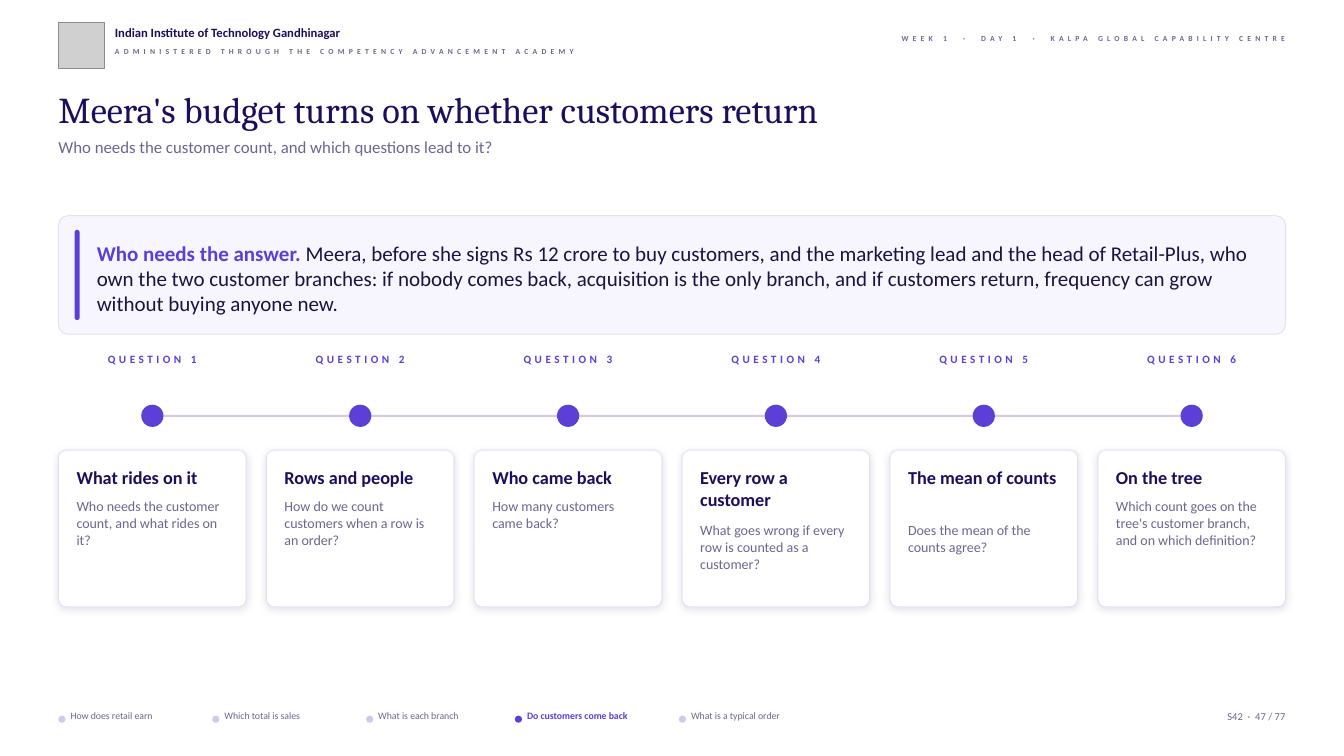
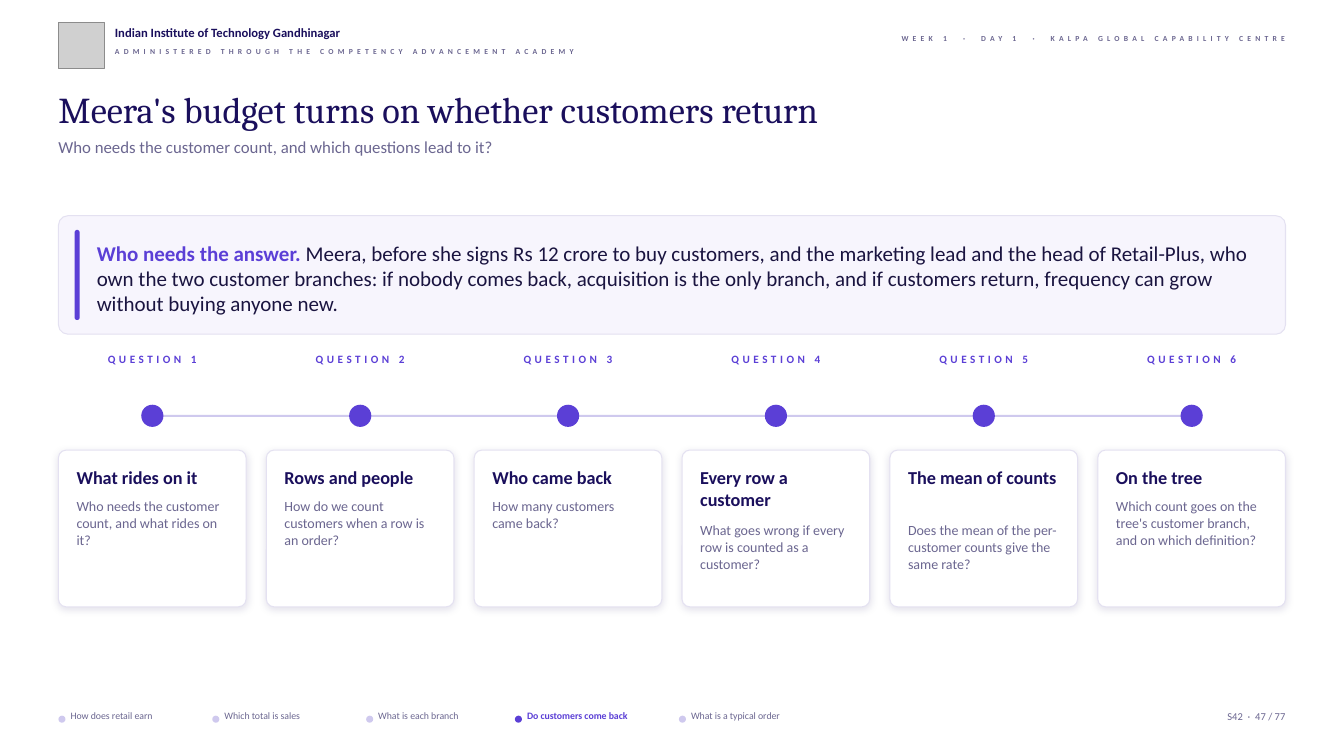
Before and after one commit to fde-academy-lab/c2-content-factory, a slide deck: slide 47 of content/W01/D1/slides/C2_W01_D01_half1_STUDENT.pptx. Drawn at 1344x756 pixels with LibreOffice and Linux fonts; fonts in the diff are those of the drawing; grey boxes stand for pictures; background and template pictures are left out. Boxes give left, top, right and bottom in pixels: in the first picture for what was removed or moved away, otherwise in the second. Text is boxed around its words. In the diff, an @@ line names an element or a change of style, - is before the commit and + after.

```diff
--- a/content/W01/D1/slides/C2_W01_D01_half1_STUDENT.pptx
+++ b/content/W01/D1/slides/C2_W01_D01_half1_STUDENT.pptx
@@ text at [908, 525, 1057, 569]: text changed @@
-Does the mean of the counts agree?
+Does the mean of the per-customer counts give the same rate?
```
Also in this commit, not shown: 5 other slides changed, 10 other files.
